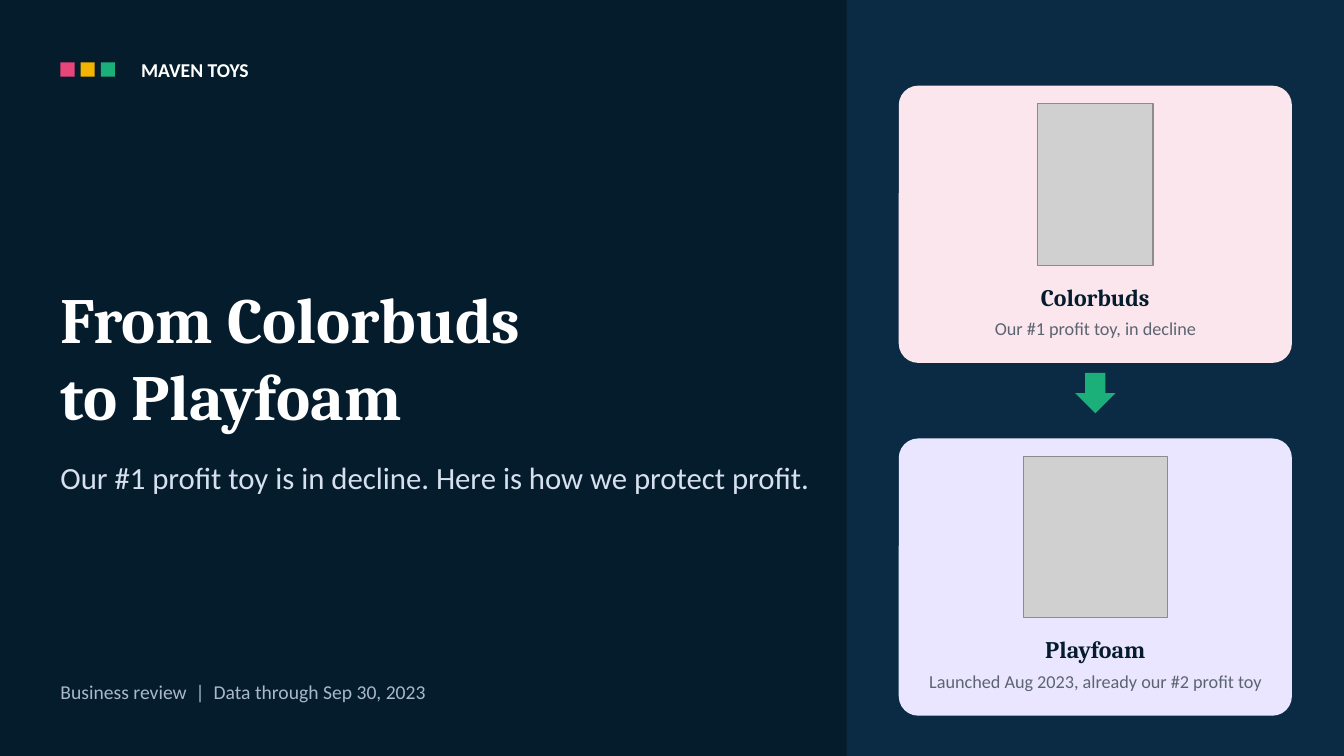
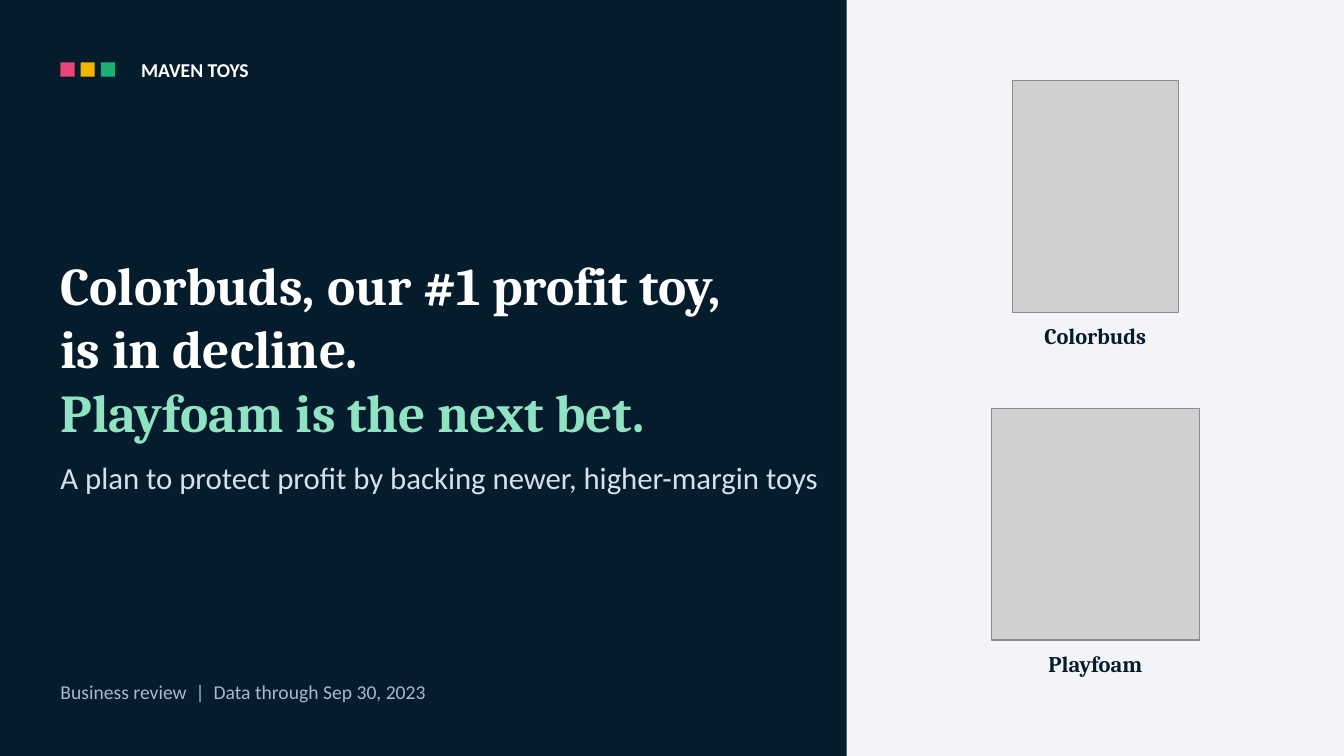
Before and after one commit to surajko9000/maven-toys-ai-analytics, a slide deck: slide 1 of site/deck/Colorbuds_to_Playfoam.pptx. Drawn at 1344x756 pixels with LibreOffice and Linux fonts; fonts in the diff are those of the drawing; grey boxes stand for pictures. Boxes give left, top, right and bottom in pixels: in the first picture for what was removed or moved away, otherwise in the second. Text is boxed around its words. In the diff, an @@ line names an element or a change of style, - is before the commit and + after.

```diff
--- a/site/deck/Colorbuds_to_Playfoam.pptx
+++ b/site/deck/Colorbuds_to_Playfoam.pptx
@@ rectangle at [847,0,1344,756]: fill #0B2B45 to #F2F4F7 @@
@@ rounded rectangle removed at [899,86,1293,363] @@
@@ picture: place and size @@
-picture at [1037,104,1152,265]
+picture at [1012,81,1178,313]
@@ text at [60,267,721,444]: text changed; size 46 to 38 pt @@
-From Colorbuds
-to Playfoam
+Colorbuds, our #1 profit toy,
+is in decline.
+Playfoam is the next bet.
@@ text "Colorbuds" at [1044,328,1146,345]: size 17 to 16 pt @@
@@ text "Colorbuds": place and size @@
-text "Colorbuds" at [1041,289,1150,307]
+text "Colorbuds" at [1044,328,1146,345]
@@ text removed at [995,322,1196,338] @@
-Our #1 profit toy, in decline
@@ down arrow removed at [1076,373,1116,413] @@
@@ picture: place and size @@
-picture at [1023,457,1168,618]
+picture at [992,408,1200,640]
@@ rounded rectangle removed at [899,439,1293,716] @@
@@ text at [60,467,818,495]: text changed @@
-Our #1 profit toy is in decline. Here is how we protect profit.
+A plan to protect profit by backing newer, higher-margin toys
@@ text "Playfoam": place and size @@
-text "Playfoam" at [1045,641,1145,664]
+text "Playfoam" at [1048,656,1142,677]
@@ text "Playfoam" at [1048,656,1142,677]: size 17 to 16 pt @@
@@ text removed at [929,675,1262,691] @@
-Launched Aug 2023, already our #2 profit toy
```
Also in this commit, not shown: 3 other files.
